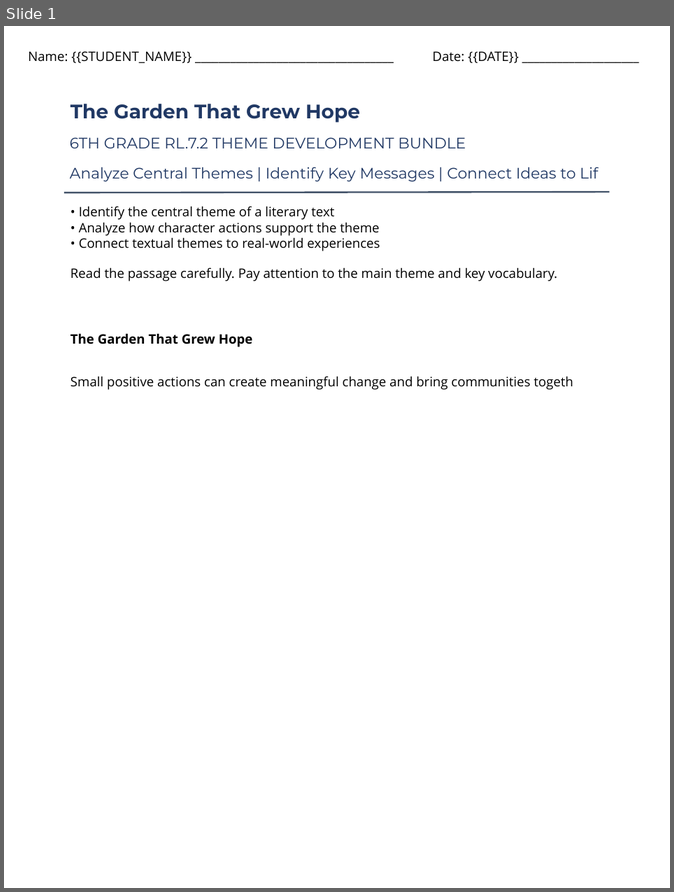
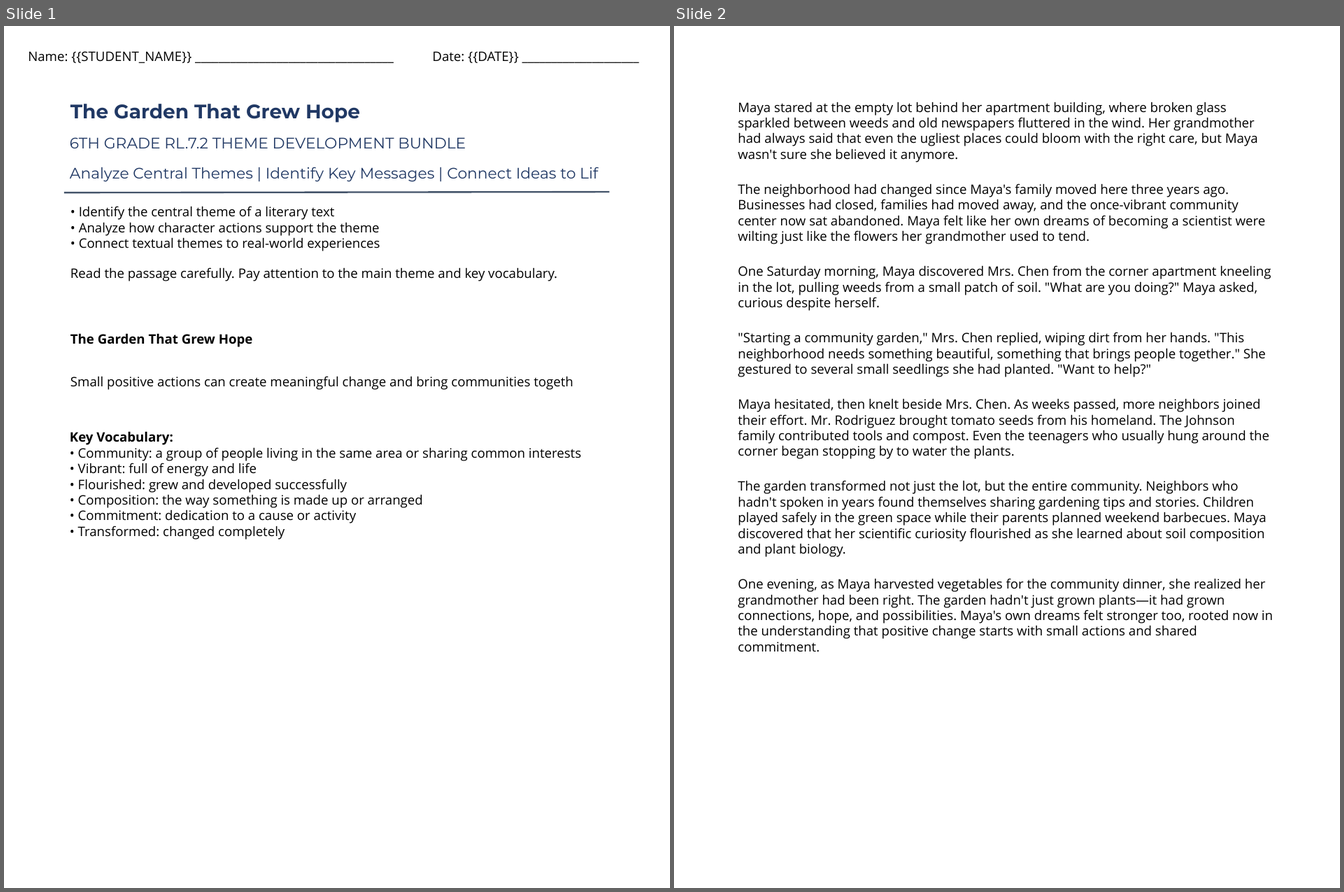
Before and after one commit to buttmazhar844-lang/rbb_engine_backend, a slide deck: rbb-drive/product_5/anchor_reading_passage.pptx. Shown side by side, each under a label of ours: slide 1 before the commit, slides 1 and 2 after it. The pictures are 674x892 and 1344x892 pixels, drawn with LibreOffice and Linux fonts; fonts in the diff are those of the drawing; background and template pictures are left out. Boxes give left, top, right and bottom in pixels: in the first picture for what was removed or moved away, otherwise in the second. Text is boxed around its words. In the diff, an @@ line names an element or a change of style, - is before the commit and + after.

```diff
--- a/rbb-drive/product_5/anchor_reading_passage.pptx
+++ b/rbb-drive/product_5/anchor_reading_passage.pptx
@@ slide 2 added at (674,26,1340,888), background picture (left out) @@
@@ text added at (738,102,1273,652), 12 pt, text #000000 @@
+Maya stared at the empty lot behind her apartment building, where broken glass sparkled between weeds and old newspapers fluttered in the wind. Her grandmother had always said that even the ugliest places could bloom with the right care, but Maya wasn't sure she believed it anymore.
+The neighborhood had changed since Maya's family moved here three years ago. Businesses had closed, families had moved away, and the once-vibrant community center now sat abandoned. Maya felt like her own dreams of becoming a scientist were wilting just like the flowers her grandmother used to tend.
+One Saturday morning, Maya discovered Mrs. Chen from the corner apartment kneeling in the lot, pulling weeds from a small patch of soil. "What are you doing?" Maya asked, curious despite herself.
+"Starting a community garden," Mrs. Chen replied, wiping dirt from her hands. "This neighborhood needs something beautiful, something that brings people together." She gestured to several small seedlings she had planted. "Want to help?"
+Maya hesitated, then knelt beside Mrs. Chen. As weeks passed, more neighbors joined their effort. Mr. Rodriguez brought tomato seeds from his homeland. The Johnson family contributed tools and compost. Even the teenagers who usually hung around the corner began stopping by to water the plants.
+The garden transformed not just the lot, but the entire community. Neighbors who hadn't spoken in years found themselves sharing gardening tips and stories. Children played safely in the green space while their parents planned weekend barbecues. Maya discovered that her scientific curiosity flourished as she learned about soil composition and plant biology.
+One evening, as Maya harvested vegetables for the community dinner, she realized her grandmother had been right. The garden hadn't just grown plants—it had grown connections, hope, and possibilities. Maya's own dreams felt stronger too, rooted now in the understanding that positive change starts with small actions and shared commitment.
@@ slide 1 changed as well @@
@@ text added at (70,431,582,540), 12 pt, text #000000 @@
+Key Vocabulary:
+• Community: a group of people living in the same area or sharing common interests
+• Vibrant: full of energy and life
+• Flourished: grew and developed successfully
+• Composition: the way something is made up or arranged
+• Commitment: dedication to a cause or activity
+• Transformed: changed completely
```
Also in this commit, not shown: 1 other slide added, 2 slides removed, 7 other files.
